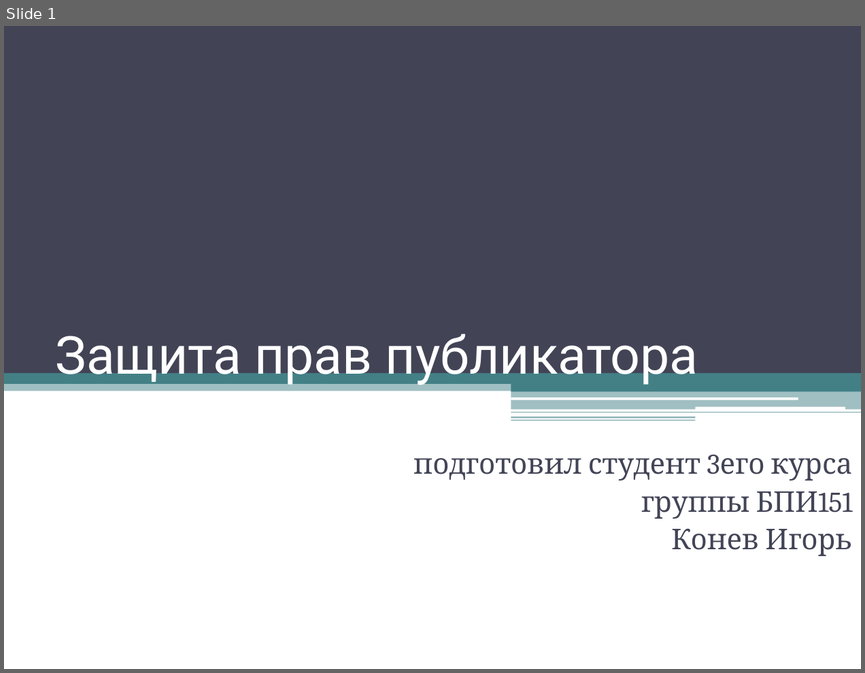
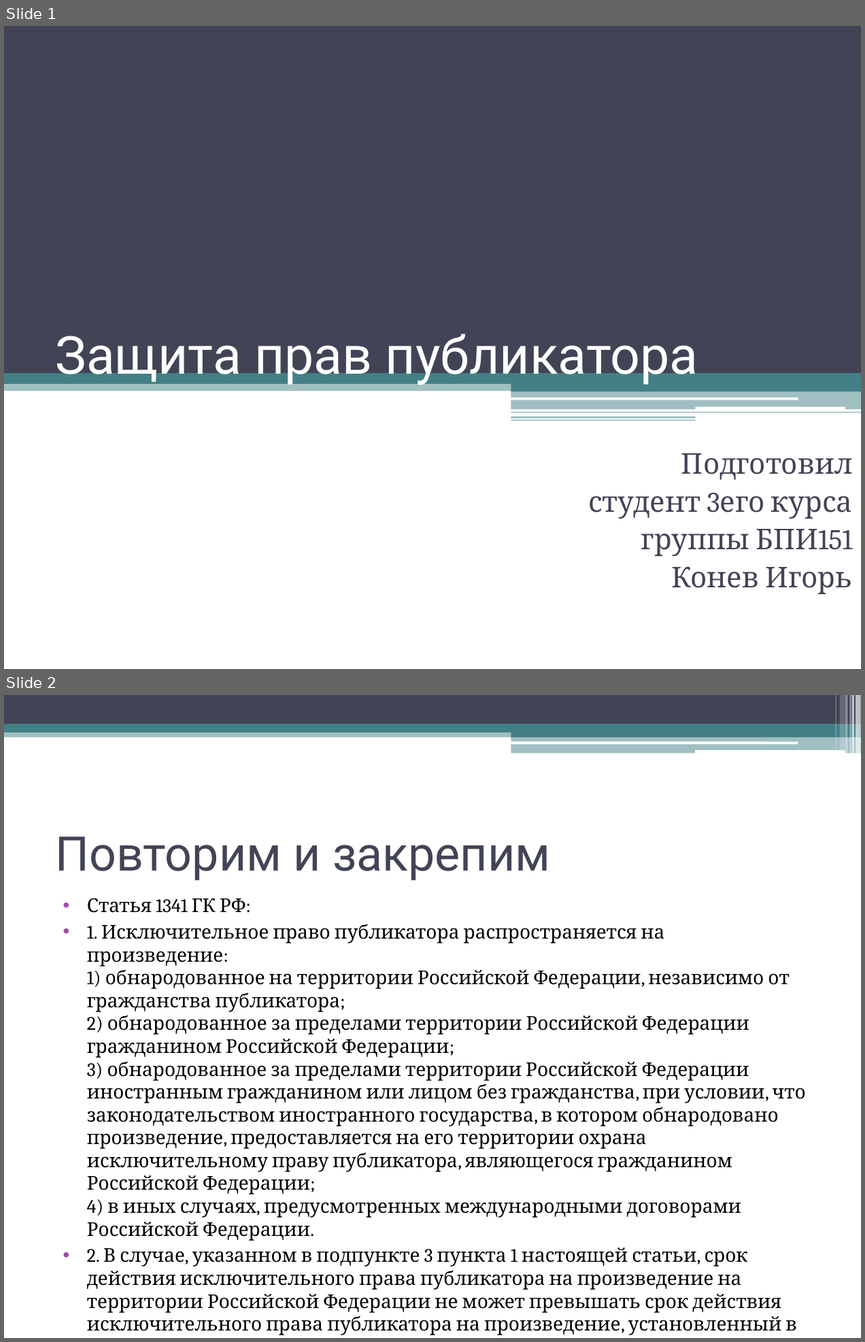
Before and after one commit to Mitsuhide777/PublisherRights, a slide deck: Защита прав публикатора.pptx. Shown one above the other, each under a label of ours: slide 1 before the commit, slides 1 and 2 after it. The pictures are 865x673 and 865x1342 pixels, drawn with LibreOffice and Linux fonts; fonts in the diff are those of the drawing. Boxes give left, top, right and bottom in pixels: in the first picture for what was removed or moved away, otherwise in the second. Text is boxed around its words. In the diff, an @@ line names an element or a change of style, - is before the commit and + after.

Commit message:
Added Pages2 complementary to Pages, pdf of an article used and a more complete version of presentation

```diff
--- a/Защита прав публикатора.pptx
+++ b/Защита прав публикатора.pptx
@@ slide 2 added at box(4, 695, 861, 1338), background #FFFFFF @@
@@ rectangle added at box(4, 695, 861, 724), fill #424456 @@
@@ rectangle added at box(835, 695, 836, 750), fill #FFFFFF at 30% opacity @@
@@ rectangle added at box(839, 695, 844, 750), fill #FFFFFF at 20% opacity @@
@@ rectangle added at box(845, 695, 848, 753), fill #FFFFFF at 40% opacity @@
@@ rectangle added at box(850, 695, 851, 753), fill #FFFFFF at 60% opacity @@
@@ rectangle added at box(851, 695, 854, 753), fill #FFFFFF at 65% opacity @@
@@ rectangle added at box(855, 695, 861, 753), fill #FFFFFF at 65% opacity @@
@@ rectangle added at box(4, 729, 861, 737), fill #438086 at 50% opacity @@
@@ rectangle added at box(4, 724, 861, 732), fill #438086 @@
@@ rectangle added at box(511, 728, 861, 737), fill #438086 @@
@@ rounded rectangle added at box(511, 741, 798, 744), fill #FFFFFF @@
@@ rectangle added at box(511, 736, 861, 753), fill #438086 at 50% opacity @@
@@ rounded rectangle added at box(695, 750, 844, 753), fill #FFFFFF @@
@@ title added at box(55, 836, 550, 881), 40 pt, text #424456 @@
+Повторим и закрепим
@@ text added at box(87, 898, 805, 1335), 16 pt, text #000000 @@
+• Статья 1341 ГК РФ:
+• 1. Исключительное право публикатора распространяется на произведение:
+  1) обнародованное на территории Российской Федерации, независимо от гражданства публикатора;
+  2) обнародованное за пределами территории Российской Федерации гражданином Российской Федерации;
+  3) обнародованное за пределами территории Российской Федерации иностранным гражданином или лицом без гражданства, при условии, что законодательством иностранного государства, в котором обнародовано произведение, предоставляется на его территории охрана исключительному праву публикатора, являющегося гражданином Российской Федерации;
+  4) в иных случаях, предусмотренных международными договорами Российской Федерации.
+• 2. В случае, указанном в подпункте 3 пункта 1 настоящей статьи, срок действия исключительного права публикатора на произведение на территории Российской Федерации не может превышать срок действия исключительного права публикатора на произведение, установленный в государстве, на территории которого имел место юридический факт, послуживший основанием для приобретения такого исключительного права.
@@ slide 1 changed as well @@
@@ subtitle at box(588, 453, 853, 518): text changed @@
-подготовил студент 3его курса
+Подготовил
+студент 3его курса
```
Also in this commit, not shown: 7 other slides added, 2 slides removed, 2 other files.
